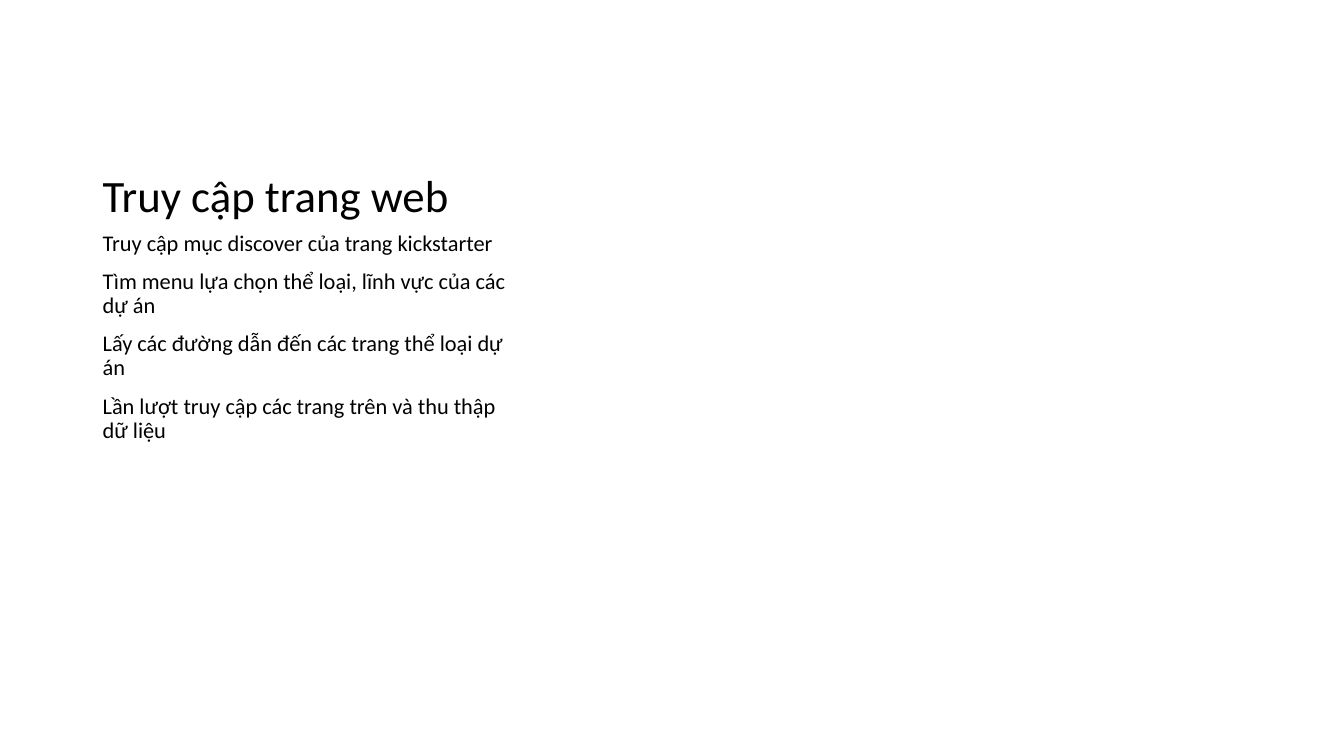
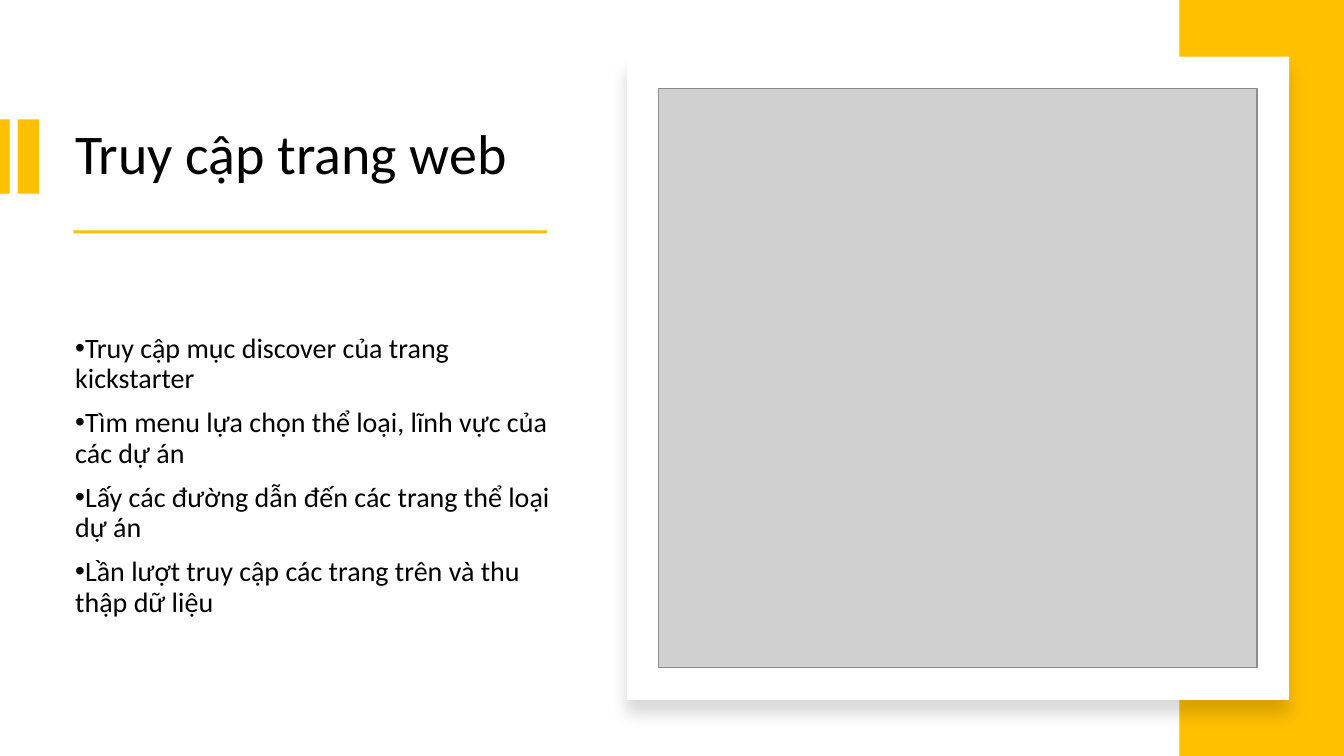
Before and after one commit to XQuyTran/DataScience_Project_HCMUS, a slide deck: slide 6 of presentation/Slide.pptx. Drawn at 1344x756 pixels with LibreOffice and Linux fonts; fonts in the diff are those of the drawing; grey boxes stand for pictures. Boxes give left, top, right and bottom in pixels: in the first picture for what was removed or moved away, otherwise in the second. Text is boxed around its words. In the diff, an @@ line names an element or a change of style, - is before the commit and + after.

```diff
--- a/presentation/Slide.pptx
+++ b/presentation/Slide.pptx
@@ rectangle added at (1180, 0, 1344, 756), fill #FFC000 @@
@@ rectangle added at (627, 56, 1290, 700), fill #FFFFFF @@
@@ picture added at (659, 88, 1257, 667) @@
@@ rectangle added at (0, 119, 10, 194), fill #FFC000 @@
@@ rectangle added at (17, 119, 38, 194), fill #FFC000 @@
@@ title "Truy cập trang web": place and size @@
-title "Truy cập trang web" at (103, 181, 448, 220)
+title "Truy cập trang web" at (75, 135, 507, 184)
@@ title "Truy cập trang web" at (75, 135, 507, 184): size 32 to 40 pt; vertical alignment bottom to middle @@
@@ rectangle added at (74, 231, 547, 234), fill #FFC000 @@
@@ text "Truy cập mục discover của ...": place and size @@
-text "Truy cập mục discover của ..." at (103, 235, 505, 442)
+text "Truy cập mục discover của ..." at (75, 338, 549, 617)
@@ text "Truy cập mục discover của ..." at (75, 338, 549, 617): size 16 to 20 pt; bullet none to •; vertical alignment top to middle @@
```
Also in this commit, not shown: 9 other slides changed, 12 slides added, 1 other file.
